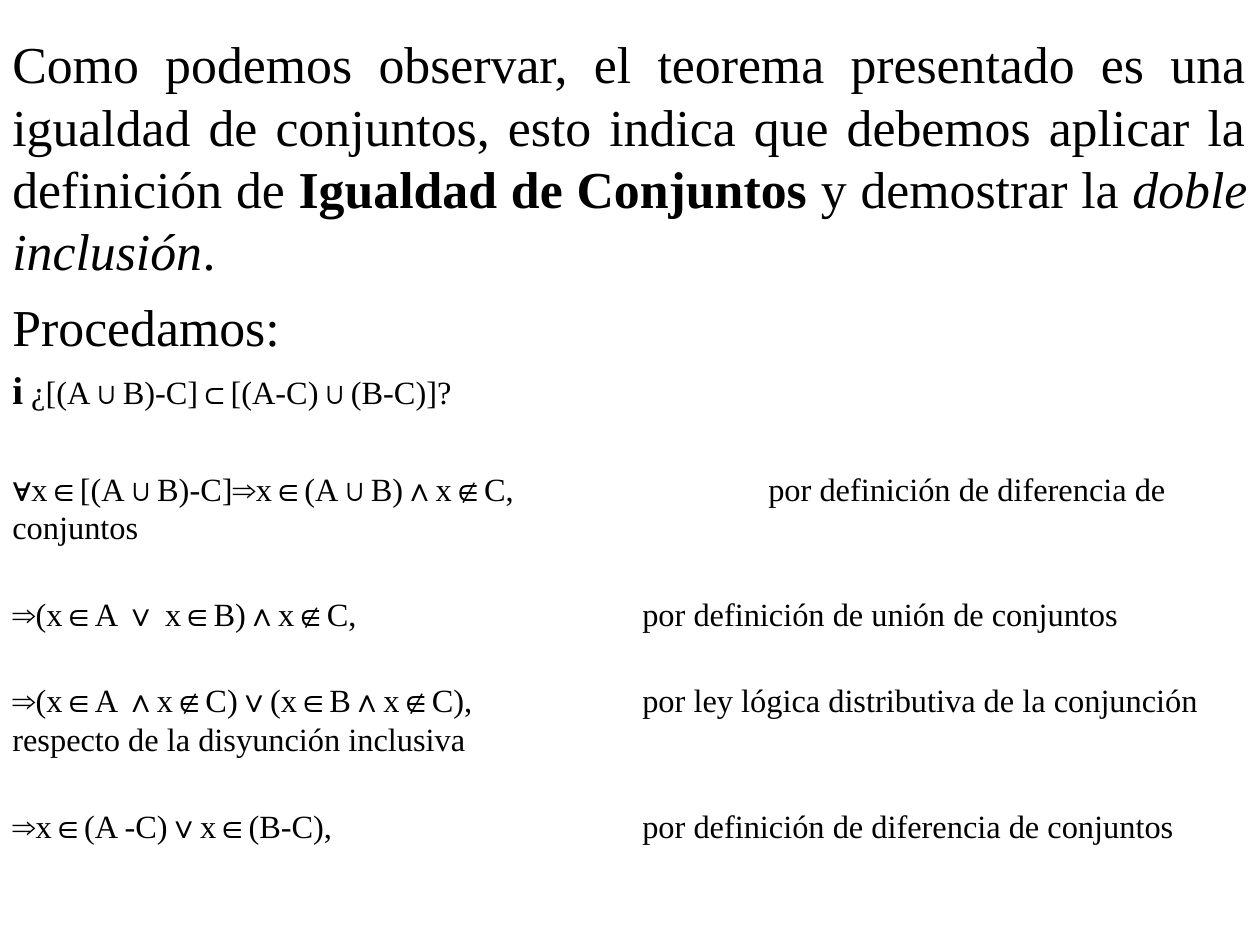
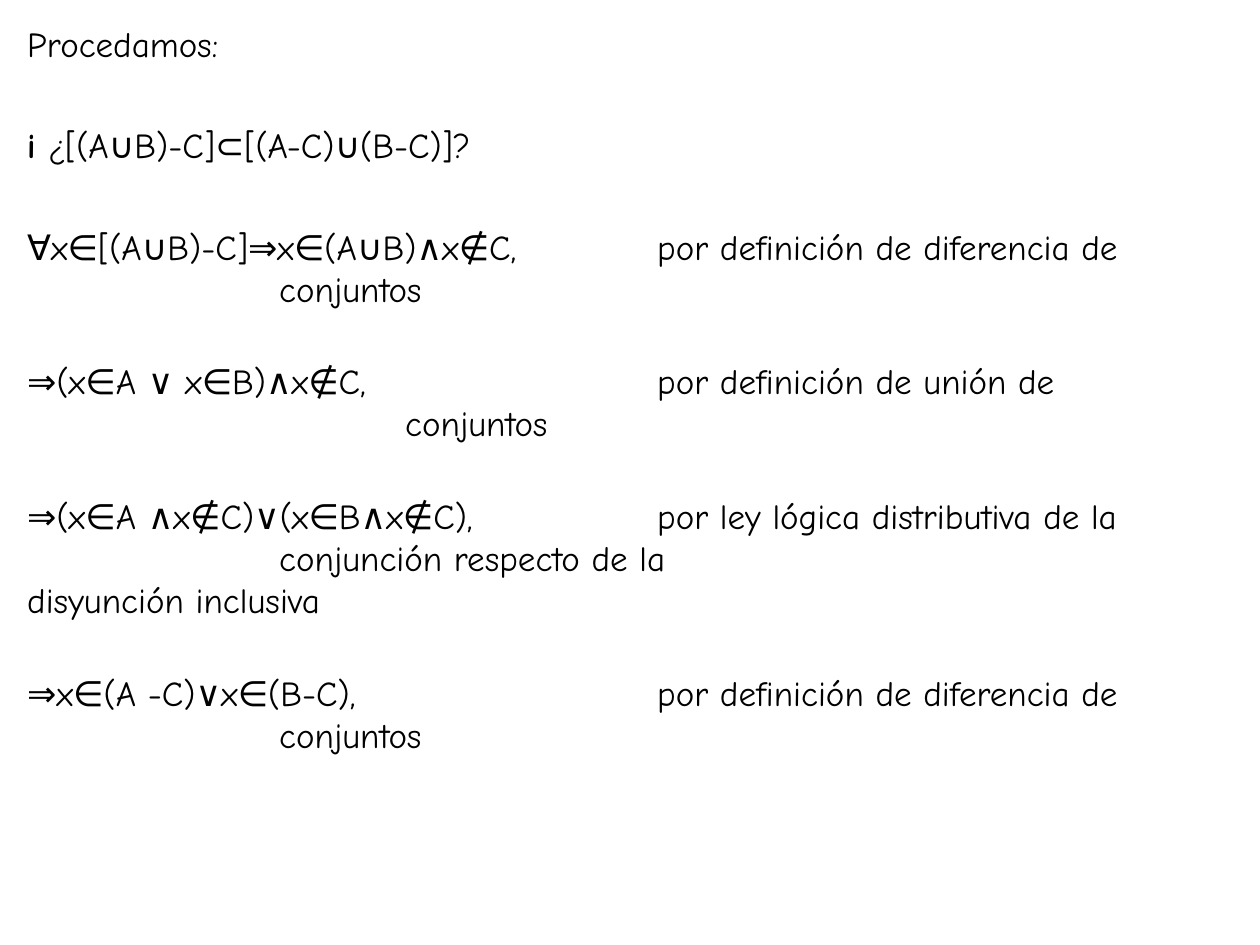
Before and after one commit to jc-gi/tc, a slide deck: slide 31 of slides/Def_Teo_Demostracion.ppt (slide 30 before the commit). Drawn at 1260x945 pixels with LibreOffice and Linux fonts; fonts in the diff are those of the drawing. Boxes give left, top, right and bottom in pixels: in the first picture for what was removed or moved away, otherwise in the second. Text is boxed around its words. In the diff, an @@ line names an element or a change of style, - is before the commit and + after.

```diff
--- a/slides/Def_Teo_Demostracion.ppt
+++ b/slides/Def_Teo_Demostracion.ppt
@@ text "Procedamos:" moved from (x1=12, y1=47, x2=1247, y2=845) to (x1=27, y1=33, x2=1117, y2=713) @@
@@ text "Procedamos:" at (x1=27, y1=33, x2=1117, y2=713): size 29.6 to 20 pt in "Procedamos:"; font Times New Roman to Comic Neue, size 18.5 to 20 pt; size 22.2 to 20 pt in "i"; less space between paragraphs @@
@@ text at (x1=12, y1=47, x2=1247, y2=271): paragraph removed @@
-Como podemos observar, el teorema presentado es una igualdad de conjuntos, esto indica que debemos aplicar la definición de Igualdad de Conjuntos y demostrar la doble inclusión.
```
Also in this commit, not shown: 55 other slides changed, 26 slides added, 1 slide removed, 2 other files.
